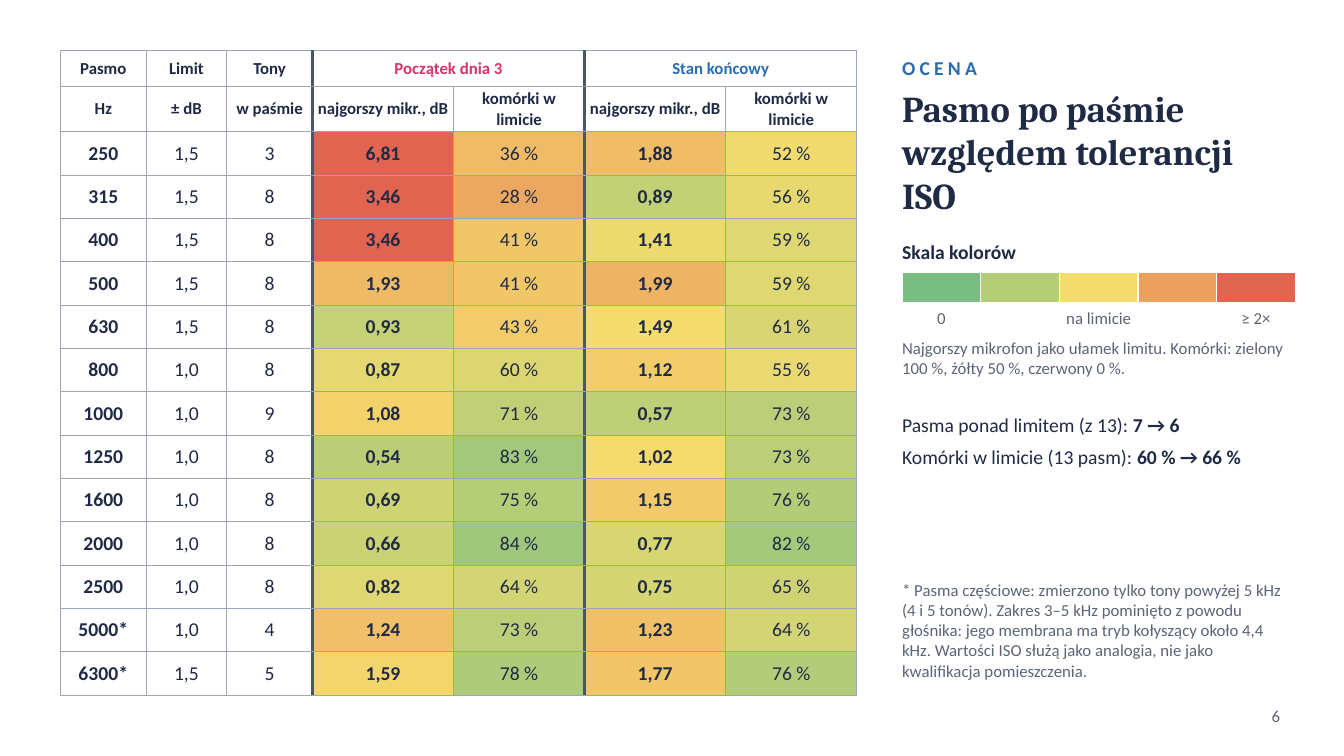
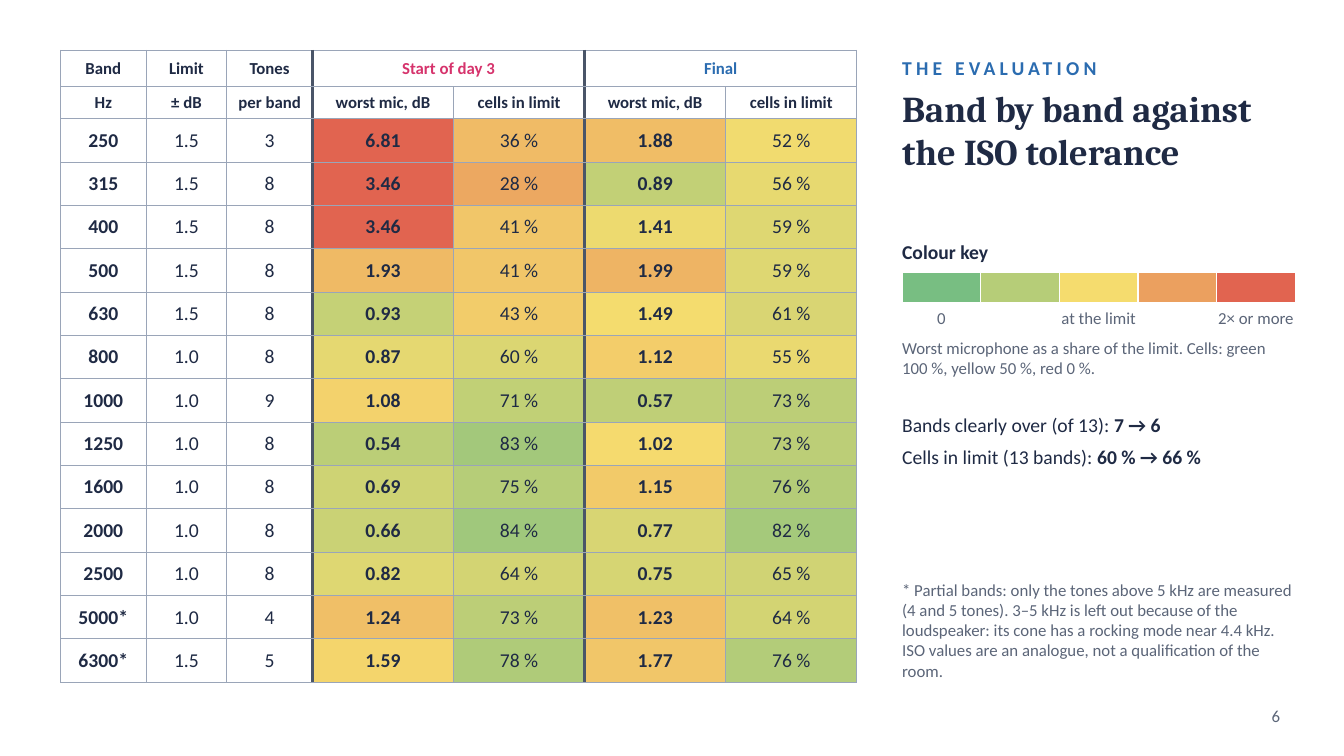
Before and after one commit to asdfgh0318/SoundVisualizer, a slide deck: slide 6 of docs/analysis/chamber-final-2026-10-01/slides/chamber-slides-final.pptx. Drawn at 1344x756 pixels with LibreOffice and Linux fonts; fonts in the diff are those of the drawing. Boxes give left, top, right and bottom in pixels: in the first picture for what was removed or moved away, otherwise in the second. Text is boxed around its words. In the diff, an @@ line names an element or a change of style, - is before the commit and + after.

```diff
--- a/docs/analysis/chamber-final-2026-10-01/slides/chamber-slides-final.pptx
+++ b/docs/analysis/chamber-final-2026-10-01/slides/chamber-slides-final.pptx
@@ table at box(60, 50, 857, 671) @@
-row 1: Pasmo | Limit | Tony | Początek dnia 3 |  | Stan końcowy | 
+row 1: Band | Limit | Tones | Start of day 3 |  | Final | 
-row 2: Hz | ± dB | w paśmie | najgorszy mikr., dB | komórki w limicie | najgorszy mikr., dB | komórki w limicie
+row 2: Hz | ± dB | per band | worst mic, dB | cells in limit | worst mic, dB | cells in limit
-row 3: 250 | 1,5 | 3 | 6,81 | 36 % | 1,88 | 52 %
+row 3: 250 | 1.5 | 3 | 6.81 | 36 % | 1.88 | 52 %
-row 4: 315 | 1,5 | 8 | 3,46 | 28 % | 0,89 | 56 %
+row 4: 315 | 1.5 | 8 | 3.46 | 28 % | 0.89 | 56 %
-row 5: 400 | 1,5 | 8 | 3,46 | 41 % | 1,41 | 59 %
+row 5: 400 | 1.5 | 8 | 3.46 | 41 % | 1.41 | 59 %
-row 6: 500 | 1,5 | 8 | 1,93 | 41 % | 1,99 | 59 %
+row 6: 500 | 1.5 | 8 | 1.93 | 41 % | 1.99 | 59 %
-row 7: 630 | 1,5 | 8 | 0,93 | 43 % | 1,49 | 61 %
+row 7: 630 | 1.5 | 8 | 0.93 | 43 % | 1.49 | 61 %
-row 8: 800 | 1,0 | 8 | 0,87 | 60 % | 1,12 | 55 %
+row 8: 800 | 1.0 | 8 | 0.87 | 60 % | 1.12 | 55 %
-row 9: 1000 | 1,0 | 9 | 1,08 | 71 % | 0,57 | 73 %
+row 9: 1000 | 1.0 | 9 | 1.08 | 71 % | 0.57 | 73 %
-row 10: 1250 | 1,0 | 8 | 0,54 | 83 % | 1,02 | 73 %
+row 10: 1250 | 1.0 | 8 | 0.54 | 83 % | 1.02 | 73 %
-row 11: 1600 | 1,0 | 8 | 0,69 | 75 % | 1,15 | 76 %
+row 11: 1600 | 1.0 | 8 | 0.69 | 75 % | 1.15 | 76 %
-row 12: 2000 | 1,0 | 8 | 0,66 | 84 % | 0,77 | 82 %
+row 12: 2000 | 1.0 | 8 | 0.66 | 84 % | 0.77 | 82 %
-row 13: 2500 | 1,0 | 8 | 0,82 | 64 % | 0,75 | 65 %
+row 13: 2500 | 1.0 | 8 | 0.82 | 64 % | 0.75 | 65 %
-row 14: 5000* | 1,0 | 4 | 1,24 | 73 % | 1,23 | 64 %
+row 14: 5000* | 1.0 | 4 | 1.24 | 73 % | 1.23 | 64 %
-row 15: 6300* | 1,5 | 5 | 1,59 | 78 % | 1,77 | 76 %
+row 15: 6300* | 1.5 | 5 | 1.59 | 78 % | 1.77 | 76 %
@@ text at box(902, 62, 977, 75): text changed @@
-OCENA
+THE EVALUATION
@@ text at box(902, 96, 1251, 166): text changed @@
-Pasmo po paśmie względem tolerancji ISO
+Band by band against the ISO tolerance
@@ text at box(902, 245, 988, 262): text changed @@
-Skala kolorów
+Colour key
@@ text at box(1061, 312, 1136, 324): text changed @@
-na limicie
+at the limit
@@ text at box(1218, 313, 1293, 324): text changed @@
-≥ 2×
+2× or more
@@ text at box(902, 342, 1266, 377): text changed @@
-Najgorszy mikrofon jako ułamek limitu. Komórki: zielony 100 %, żółty 50 %, czerwony 0 %.
+Worst microphone as a share of the limit. Cells: green 100 %, yellow 50 %, red 0 %.
@@ text at box(902, 418, 1182, 467): text changed @@
-Pasma ponad limitem (z 13): 7 → 6
-Komórki w limicie (13 pasm): 60 % → 66 %
+Bands clearly over (of 13): 7 → 6
+Cells in limit (13 bands): 60 % → 66 %
@@ text at box(902, 584, 1292, 677): text changed @@
-* Pasma częściowe: zmierzono tylko tony powyżej 5 kHz (4 i 5 tonów). Zakres 3–5 kHz pominięto z powodu głośnika: jego membrana ma tryb kołyszący około 4,4 kHz. Wartości ISO służą jako analogia, nie jako kwalifikacja pomieszczenia.
+* Partial bands: only the tones above 5 kHz are measured (4 and 5 tones). 3–5 kHz is left out because of the loudspeaker: its cone has a rocking mode near 4.4 kHz. ISO values are an analogue, not a qualification of the room.
```
Also in this commit, not shown: 5 other slides changed, 2 slides added, 2 slides removed.
